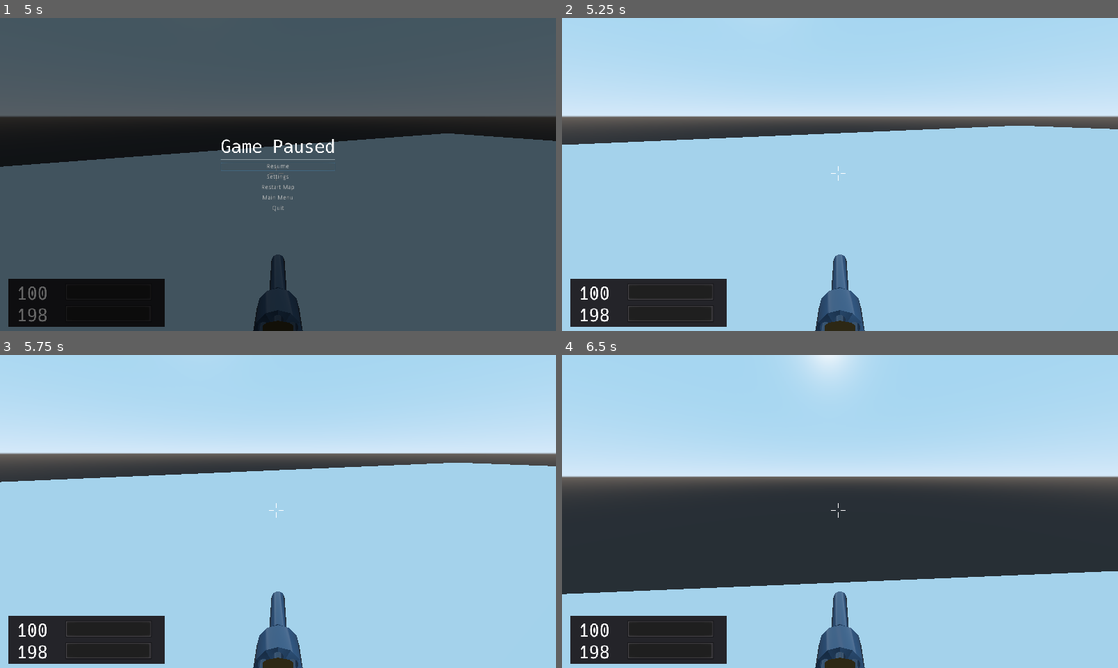
Above: before the commit, frames 1-4 (two rows, left to right).
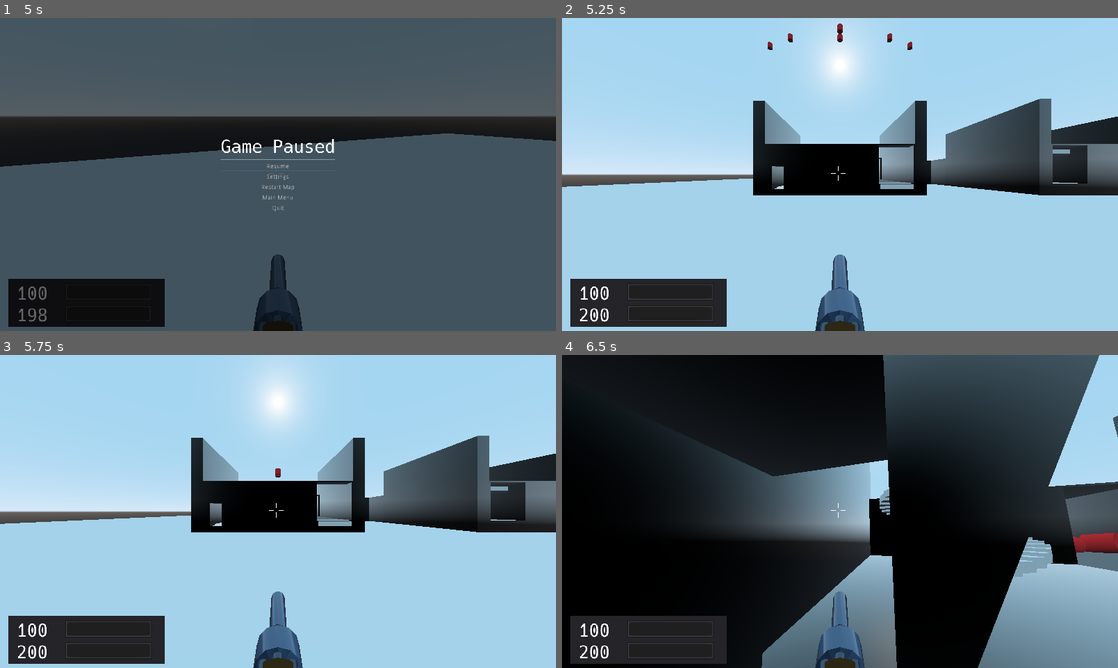
Above: after the commit, the same moments.

Repository: duckinator/keress
Game: Godot game, scene res://menus/MainMenu.tscn
Same seed, same stepped clock (60 frames per second), same inputs: the game is played once before the commit and once after it.
Inputs (mouse positions are in pixels of both pictures, inside the frame that each line leads up to):
- Up to frame 1 (5 s): click "New Game" at 0.5 s; tap Enter (ui_accept) at 1.25 s; move the mouse to (305, 174) at 1.27 s; press the mouse at (305, 174) at 1.28 s; hold W (movement_forward) from 1.28 s (still down); tap Space (movement_jump) at 1.52, 2.27, 3.77, 4.52 s; move the mouse to (250, 174) at 2.02 s; release the mouse at (250, 174) at 2.03 s; right-click (250, 174) at 2.1 s; move the mouse to (289, 168) at 2.77 s; tap Shift (movement_crouch) at 2.85 s; move the mouse to (272, 180) at 3.52 s; tap Tab (quick_switch_item) at 3.6 s; move the mouse to (316, 177) at 4.27 s; hold 1 from 4.28 s (still down); tap Escape (ui_cancel) at 4.9 s
- Up to frame 2 (5.25 s): release W (movement_forward) at 5 s; release 1 at 5 s; click "Restart Map" at 5 s
- Up to frame 3 (5.75 s): no input
- Up to frame 4 (6.5 s): move the mouse to (795, 508) at 5.77 s; hold W (movement_forward) from 5.78 s (still down); tap 2 at 5.85 s; tap Space (movement_jump) at 6.02 s

Frame 1 is identical in both runs. In frame 2, 29% of the frame differs, in the area x 0-100%, y 1-100%; in frame 3, 29%; in frame 4, 87%, in the area x 0-100%, y 0-100%.

Commit message:
Fix "Restart Map" menu option.

Diff:
--- a/src/Game.gd
+++ b/src/Game.gd
@@ -95,8 +95,8 @@
 	settings.activate()
 
 func restart_level():
+	load_level(get_current_level())
 	resume()
-	reload_level = true
 
 func main_menu():
 	resume()
--- a/src/overlays/Pause_Popup.tscn
+++ b/src/overlays/Pause_Popup.tscn
@@ -11,6 +11,9 @@
 anchor_right = 1.0
 anchor_bottom = 1.0
 color = Color( 0, 0, 0, 0.6 )
+__meta__ = {
+"_edit_use_anchors_": false
+}
 
 [node name="CenterContainer" type="CenterContainer" parent="."]
 anchor_right = 1.0
